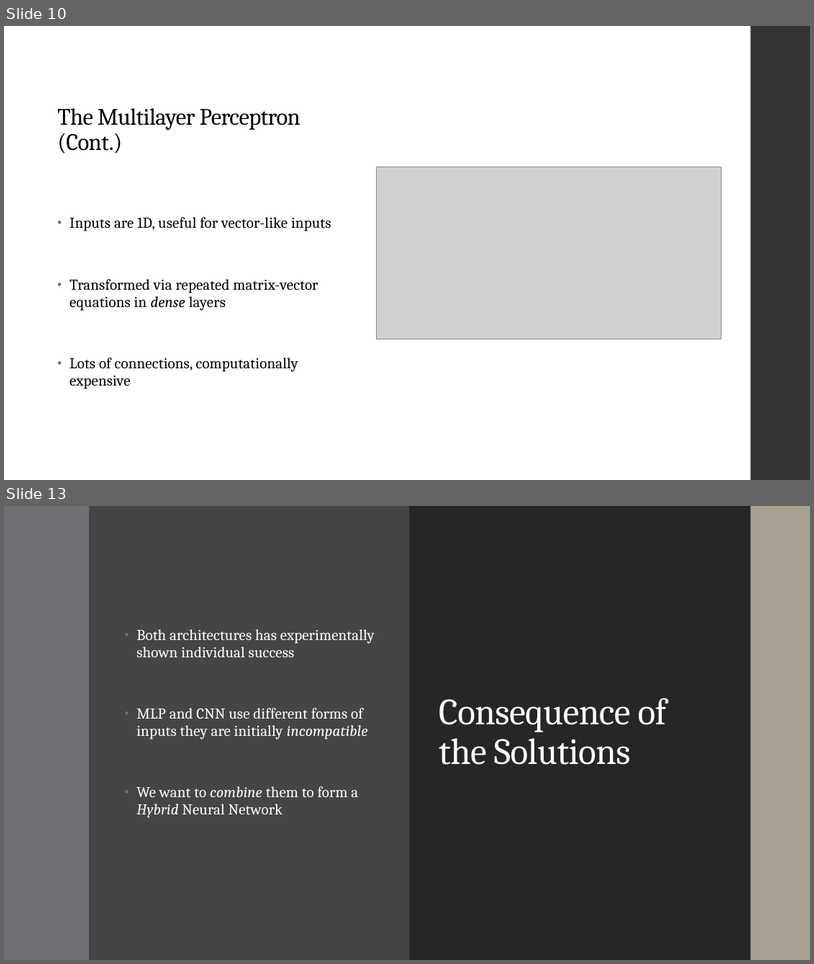
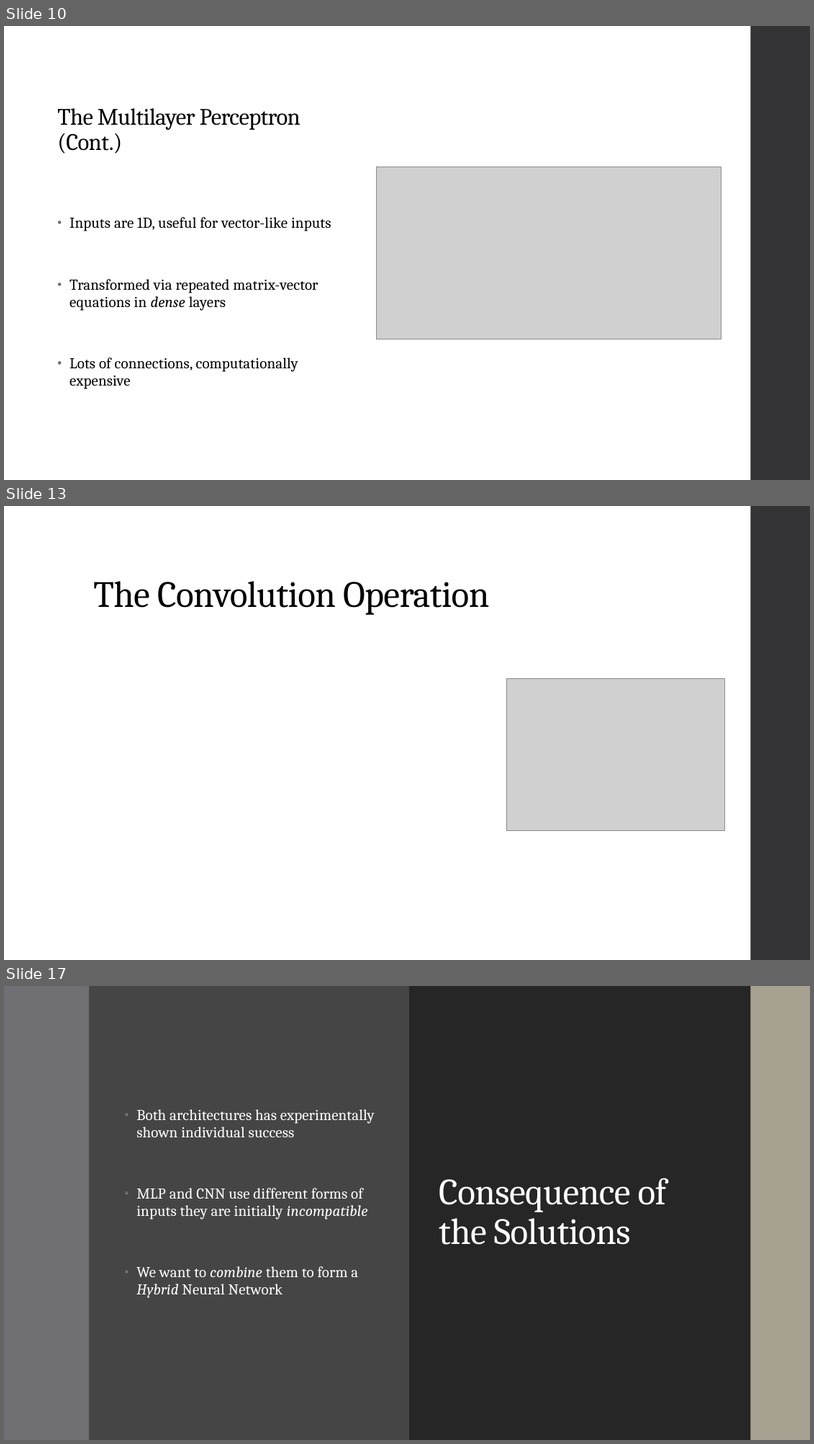
Before and after one commit to landonbuell/Buell-Senior-Thesis, a slide deck: JMMPaper/Musical Instrument Classification Using a Hybrid Neural Network BuellShortv1.pptx. Shown one above the other, each under a label of ours: slides 10 and 13 before the commit, slides 10, 13 and 17 after it; the slides between them are not shown. The pictures are 814x964 and 814x1444 pixels, drawn with LibreOffice and Linux fonts; fonts in the diff are those of the drawing; grey boxes stand for pictures. Boxes give left, top, right and bottom in pixels: in the first picture for what was removed or moved away, otherwise in the second. Text is boxed around its words. In the diff, an @@ line names an element or a change of style, - is before the commit and + after.

```diff
--- a/JMMPaper/Musical Instrument Classification Using a Hybrid Neural Network BuellShortv1.pptx
+++ b/JMMPaper/Musical Instrument Classification Using a Hybrid Neural Network BuellShortv1.pptx
@@ slide 13 added at (4,506,810,960), background #FFFFFF @@
@@ rectangle added at (751,506,810,960), fill #353537 @@
@@ title added at (93,581,489,615), 44 pt, text #000000 @@
+The Convolution Operation
@@ picture added at (507,678,725,830) @@
@@ what was slide 13 is now slide 17 @@
```
Also in this commit, not shown: 5 slides changed, 4 other slides added, 1 slide removed, 1 other file.
